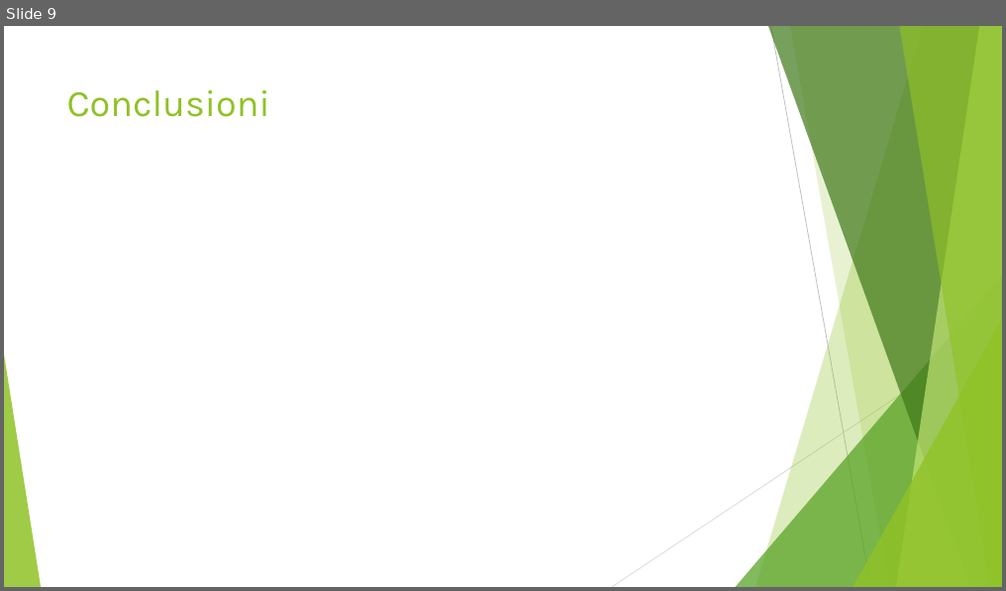
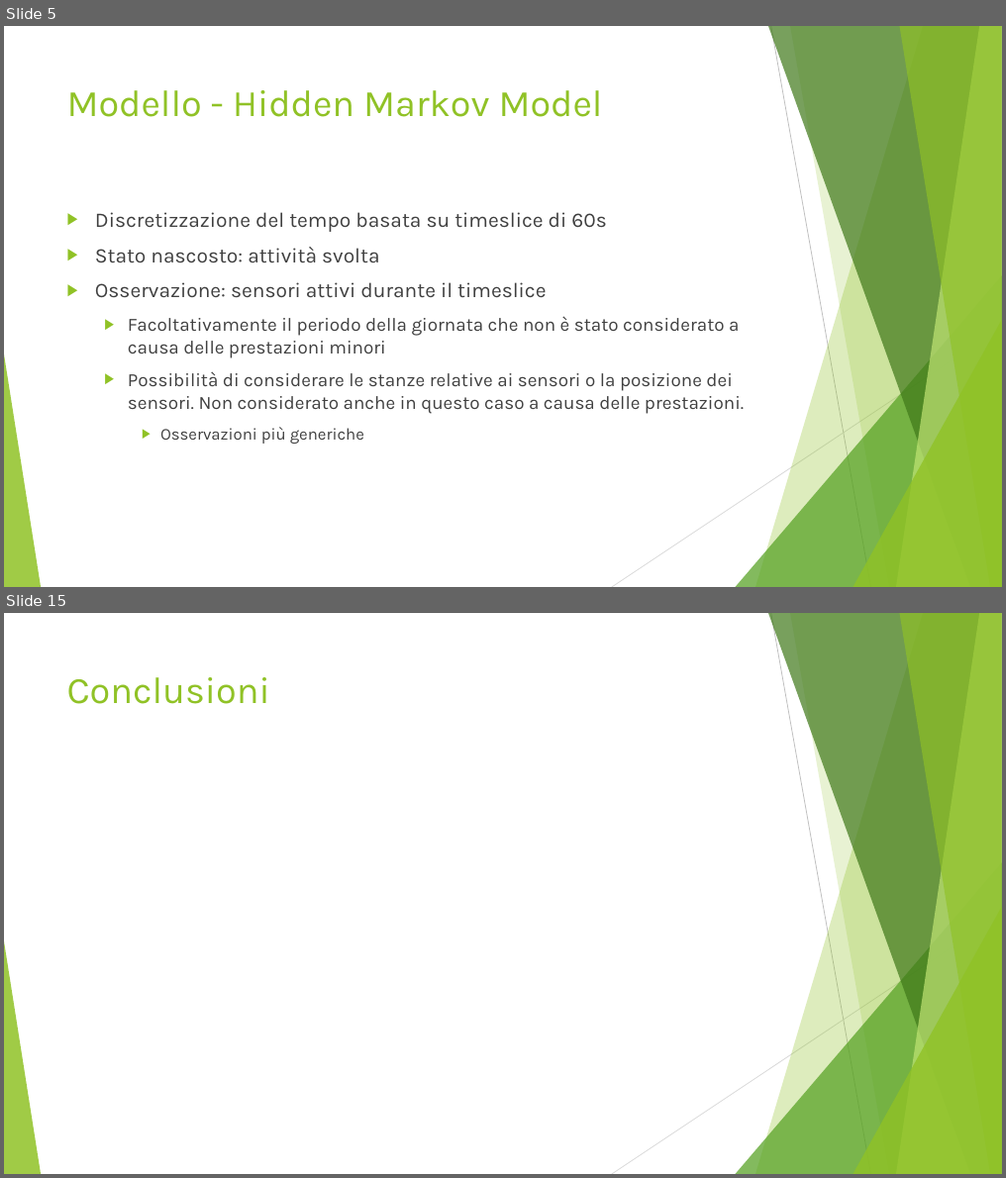
Before and after one commit to CostantiniMatteo/progetto-mpd, a slide deck: presentazione.pptx. Shown one above the other, each under a label of ours: slide 9 before the commit, slides 5 and 15 after it; the slides between them are not shown. The pictures are 1006x591 and 1006x1178 pixels, drawn with LibreOffice and Linux fonts; fonts in the diff are those of the drawing. Boxes give left, top, right and bottom in pixels: in the first picture for what was removed or moved away, otherwise in the second. Text is boxed around its words. In the diff, an @@ line names an element or a change of style, - is before the commit and + after.

```diff
--- a/presentazione.pptx
+++ b/presentazione.pptx
@@ slide 5 added at (x1=4, y1=26, x2=1002, y2=587), background #FFFFFF; not listed: 10 template elements that a slide beside it also shows @@
@@ title added at (x1=67, y1=90, x2=603, y2=117), 36 pt, text #90C226 @@
+Modello - Hidden Markov Model
@@ text added at (x1=95, y1=212, x2=744, y2=444), 18 pt, text #404040 @@
+▶ Discretizzazione del tempo basata su timeslice di 60s
+▶ Stato nascosto: attività svolta
+▶ Osservazione: sensori attivi durante il timeslice
+  ▶ Facoltativamente il periodo della giornata che non è stato considerato a causa delle prestazioni minori
+  ▶ Possibilità di considerare le stanze relative ai sensori o la posizione dei sensori. Non considerato anche in questo caso a causa delle prestazioni.
+    ▶ Osservazioni più generiche
@@ what was slide 9 is now slide 15 @@
```
Also in this commit, not shown: 3 slides changed, 10 other slides added, 5 slides removed, 3 other files.
